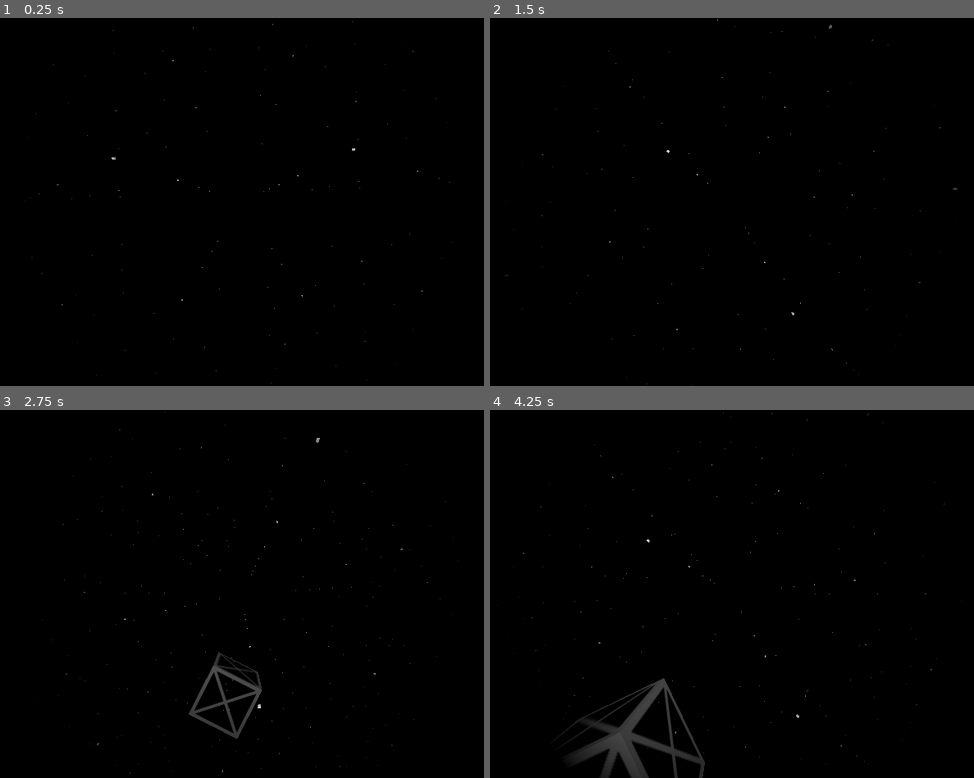
Above: before the commit, frames 1-4 (two rows, left to right).
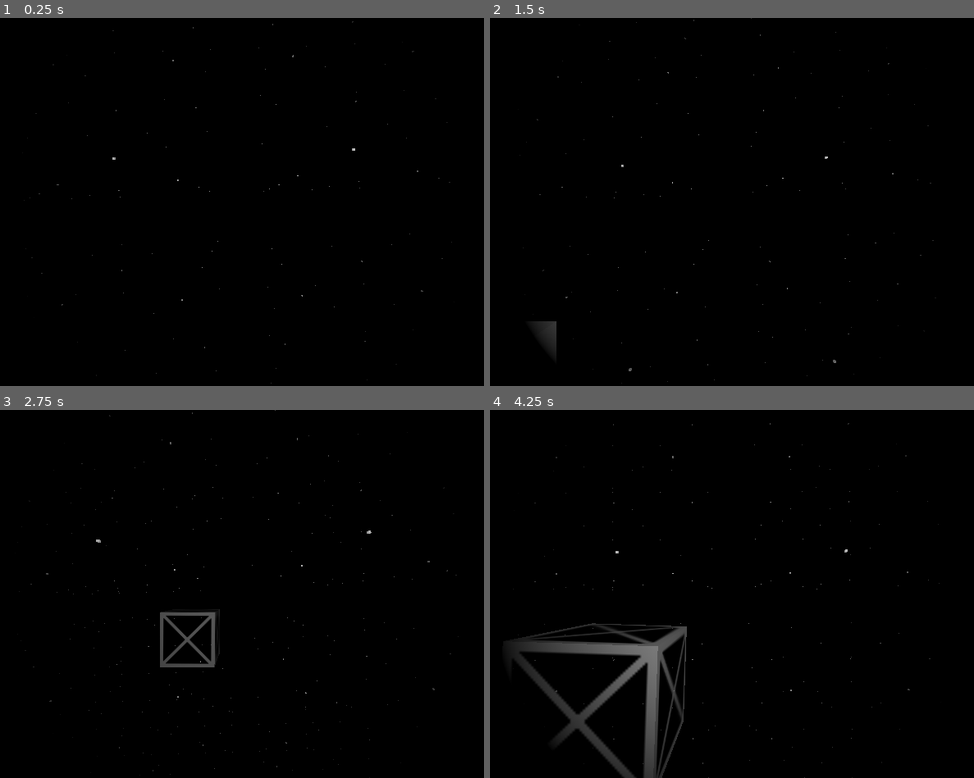
Above: after the commit, the same moments.

Repository: Griiimon/Cosmic-Constructors
Game: Godot game, scene res://game/game.tscn
Same seed, same stepped clock (60 frames per second), same inputs: the game is played once before the commit and once after it.
Inputs:
- Up to frame 1 (0.25 s): no input
- Up to frame 2 (1.5 s): tap Enter at 0.5 s; hold E (roll_right) 0.53-1.28 s; hold Ctrl (move_back) from 1.28 s (still down)
- Up to frame 3 (2.75 s): release Ctrl (move_back) at 2.03 s; hold E (roll_right) from 2.03 s (still down)
- Up to frame 4 (4.25 s): release E (roll_right) at 2.78 s; hold Shift (move_forward) 2.78-3.53 s; hold Q (roll_left) from 3.53 s (still down)

The runs differ from the first frame. In frame 1, less than 0.1% of the frame differs, in the area x 5-93%, y 1-95%; in frame 2, 0.4%; in frame 3, 1.7%; in frame 4, 5.8%, in the area x 3-95%, y 0-100%.

Commit message:
use torque instead of direct rotation

Diff:
--- a/game/core/player/player_eva_state.gd
+++ b/game/core/player/player_eva_state.gd
@@ -16,6 +16,7 @@
 
 func on_enter():
 	player.linear_damp= move_damping
+	player.angular_damp= angular_damping
 
 
 func on_physics_process(delta: float):
@@ -23,12 +24,13 @@
 	var roll_input= Input.get_axis("roll_right", "roll_left")
 	var pitch_input= Input.get_axis("pitch_down", "pitch_up")
 
-	var basis= player.transform.basis
-	basis= basis.rotated(basis.z, roll_input * roll_factor * delta)
-	basis= basis.rotated(basis.x, pitch_input * pitch_factor * delta)
-	basis= basis.rotated(basis.y, yaw_input * yaw_factor * delta)
-
-	player.transform.basis= basis
+	#var basis= player.transform.basis
+	#basis= basis.rotated(basis.z, roll_input * roll_factor * delta)
+	#basis= basis.rotated(basis.x, pitch_input * pitch_factor * delta)
+	#basis= basis.rotated(basis.y, yaw_input * yaw_factor * delta)
+#
+	#player.transform.basis= basis
+	player.apply_torque(player.to_global(Vector3(pitch_input * pitch_factor, yaw_input * yaw_factor, roll_input * roll_factor)) * delta)
 
 	var move_input= Input.get_axis("move_back", "move_forward")
 
